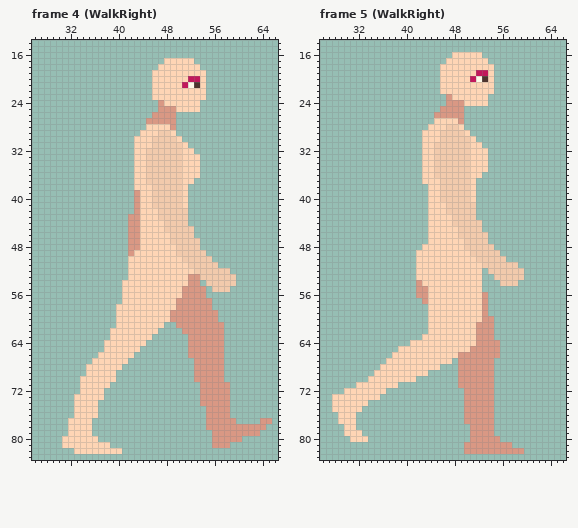
Pixel-art file -- Sidescroller/Practice/female_walk_96x96.aseprite. The first picture shows the starting point.
96x96 pixels, 7 frames. Shown: frame 4 (WalkRight): x 26..66, y 14..83; frame 5 (WalkRight): x 26..66, y 14..83. The commit also changed other frames, which this record leaves out.
Once edited:
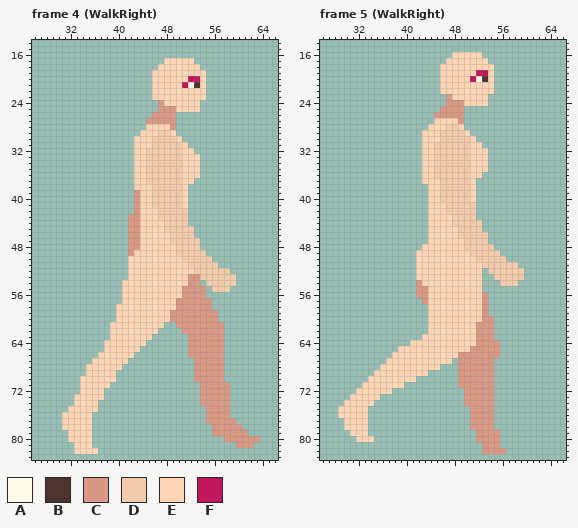
Palette (. is transparent): A #fff9e9  B #4e342e  C #d99884  D #f2caac  E #fed5b5  F #c2185b
The edit:
Changed rows in their new state; - is an unchanged pixel.
Frame 4 (WalkRight), layer "Body":
first column x 39:
61 E
first column x 31:
75 -E---------------------------------
76 EE---.-----------------------------
77 E--------------------------------..
78 E-----------------------.-----....-
79 -------------------------------..--
80 .----.-------------------..---CCC--
81 ..---...-----------------...-CCC---
82 ------....-------------------------
Frame 5 (WalkRight), layer "Body":
first column x 28:
71 ----.------E--------------------
72 --..-----E----------------------
73 ...-----------------------------
74 ..----E-------------------------
75 .----E----------------.---------
76 ----EE----------------.---------
77 -.--EE----------------.---------
78 ----EE--------------------------
79 --.--E-----------------.---C----
80 ---.--E----------------.--------
81 ----------------------...---..--
82 ----------------------...----...
Where, in picture pixels (left, top, right, bottom), the same in both pictures:
added: (110, 322, 116, 328)
changed: (62, 406, 122, 454)
changed: (206, 418, 272, 448)
changed: (332, 382, 404, 442)
changed: (464, 406, 524, 454)
